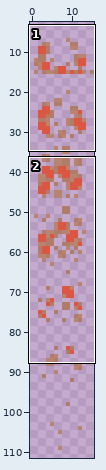
Two states of a sprite sheet, ArmoredWarfare/Sprites/Particles/FireDust1.png. Above, an overview of the earlier version with the close-up marked.
Close-up. First the earlier version:
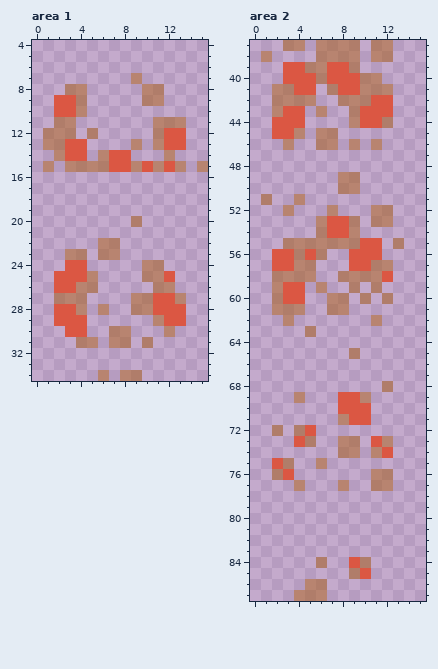
The file is 16x112 pixels. Shown: area 1: x 0..15, y 4..34; area 2: x 0..15, y 37..87. The wide view leaves out empty margins.
New version:
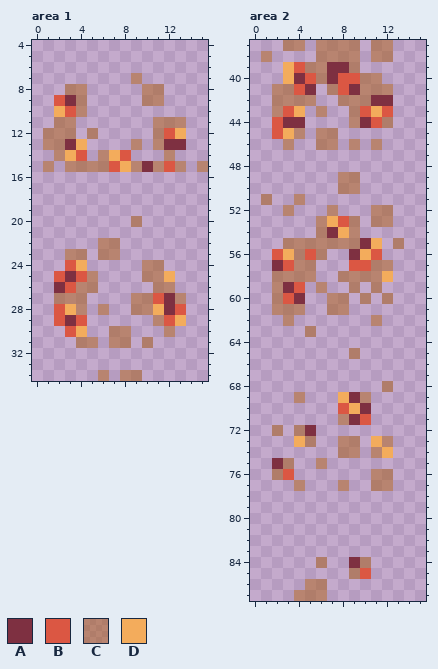
Palette (. is transparent): A #7e3041  B #db5743  C #aa580676  D #f3ac5c
The edit:
Area 1:
The edit turns colour B into colour A in row 9 at x 3; in row 13 at x 3 and 12 to 13; in row 15 at x 10; in row 25 at x 3; in row 26 at x 2; in rows 27 to 28 at x 12.
The edit turns colour B into colour A in row 29 at x 3.
The edit turns colour B into colour D in row 10 at x 2; in row 12 at x 13; in row 13 at x 4; in row 14 at x 3 and 7; in row 15 at x 8; in row 24 at x 4.
The edit turns colour B into colour D in row 25 at x 12; in row 28 at x 3 and 11; in row 29 at x 13; in row 30 at x 4.
Area 2:
The edit turns colour B into colour A in row 39 at x 7 to 8; in row 40 at x 4 and 7; in row 41 at x 5 and 9; in row 42 at x 11 to 12; in row 44 at x 3 to 4 and 10; in row 54 at x 7.
The edit turns colour B into colour A in row 55 at x 10; in row 56 at x 9; in row 57 at x 2; in row 59 at x 3; in row 60 at x 4; in row 69 at x 9.
The edit turns colour B into colour A in row 70 at x 10; in row 71 at x 9; in row 72 at x 5; in row 75 at x 2; in row 84 at x 9.
The edit turns colour B into colour D in rows 39 to 40 at x 3; in row 43 at x 4 and 11; in row 45 at x 3; in row 53 at x 7; in row 54 at x 8; in row 55 at x 11.
The edit turns colour B into colour D in row 56 at x 3 and 10; in row 58 at x 12; in row 69 at x 8; in row 70 at x 9; in row 73 at x 4 and 11; in row 74 at x 12.
Changed places in both close-ups, as pixel boxes (x1, y1, x2, y2):
changed: (54, 95, 186, 172)
changed: (54, 260, 87, 337)
changed: (153, 271, 186, 326)
changed: (283, 62, 393, 139)
changed: (272, 216, 393, 304)
changed: (272, 392, 393, 469)
changed: (349, 557, 360, 568)
